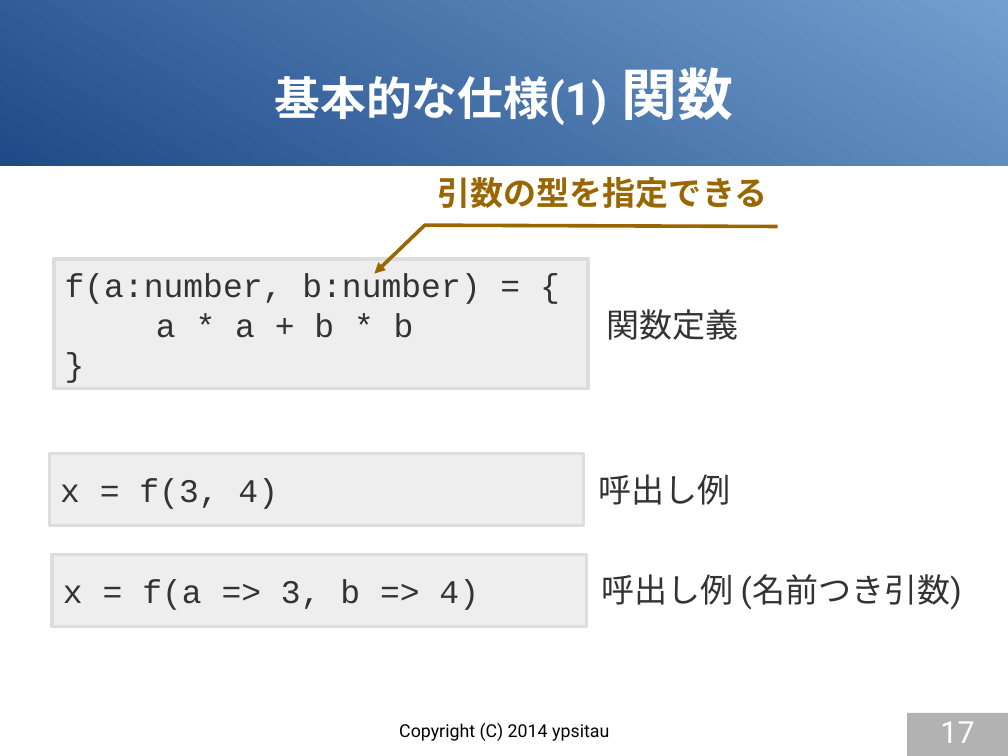
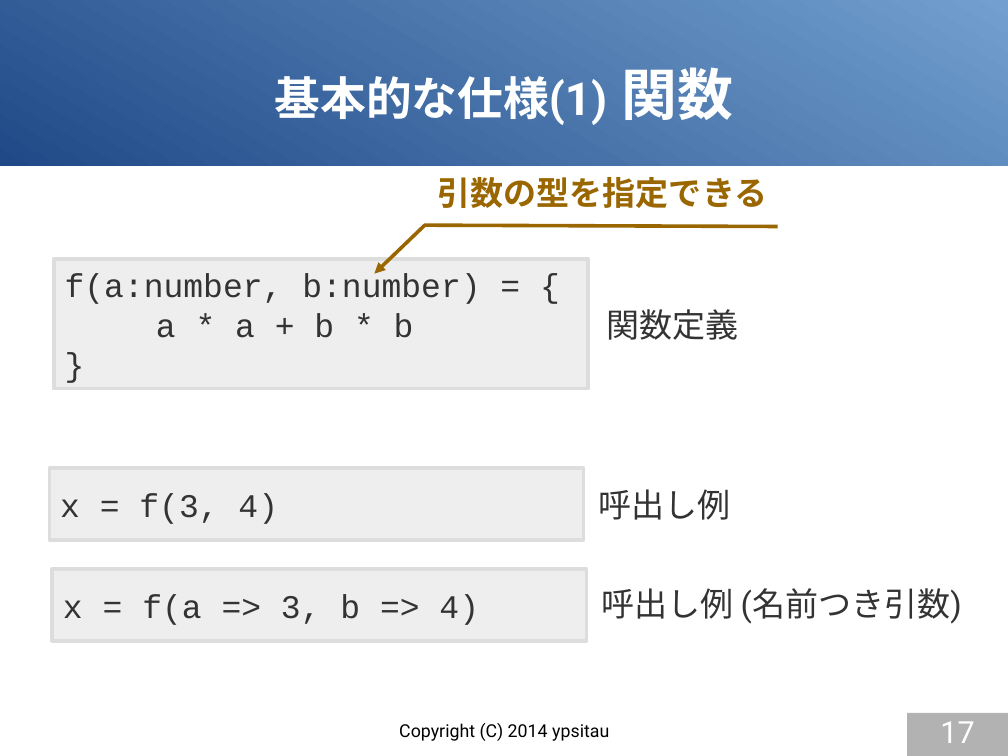
Before and after one commit to gura-lang/gura-doc, a slide deck: slide 17 of presentation/gura-introduction.odp. Drawn at 1008x756 pixels with LibreOffice and Linux fonts; fonts in the diff are those of the drawing. Boxes give left, top, right and bottom in pixels: in the first picture for what was removed or moved away, otherwise in the second. Text is boxed around its words. In the diff, an @@ line names an element or a change of style, - is before the commit and + after.

```diff
--- a/presentation/gura-introduction.odp
+++ b/presentation/gura-introduction.odp
@@ 2 texts, 2 rectangles: place and size @@
-2 texts, 2 rectangles at <box>49,454,962,627</box>
+2 texts, 2 rectangles at <box>49,468,962,641</box>
```
Also in this commit, not shown: 7 other slides changed, 1 slide added.
